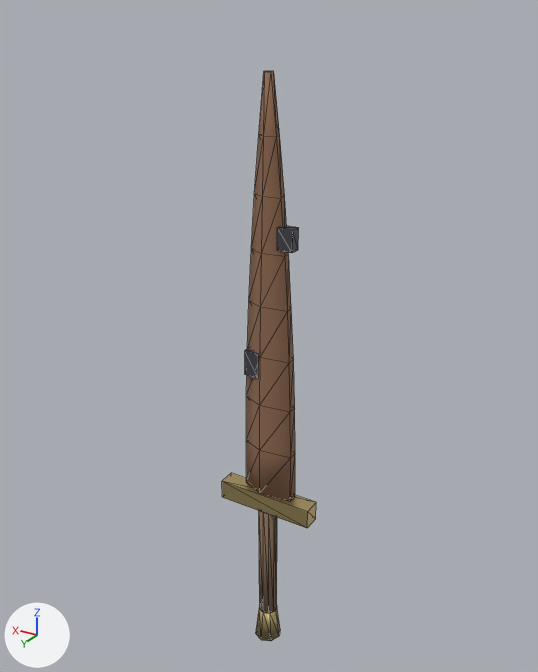
The glTF model art/3d/weapons/w_rust_sword.glb, before and after one commit.
The view is the same before and after, from a 50 mm camera at (-0.65, 1.08, 1.801) aimed at (0.016, -0.031, 1.246). The lights are fixed; the arrows at lower left show +X, +Y and +Z. The picture after the commit comes second. Mesh edges are drawn as thin lines. Vertices at exactly the same position are counted once.

The first picture shows 'w_rust_sword'.
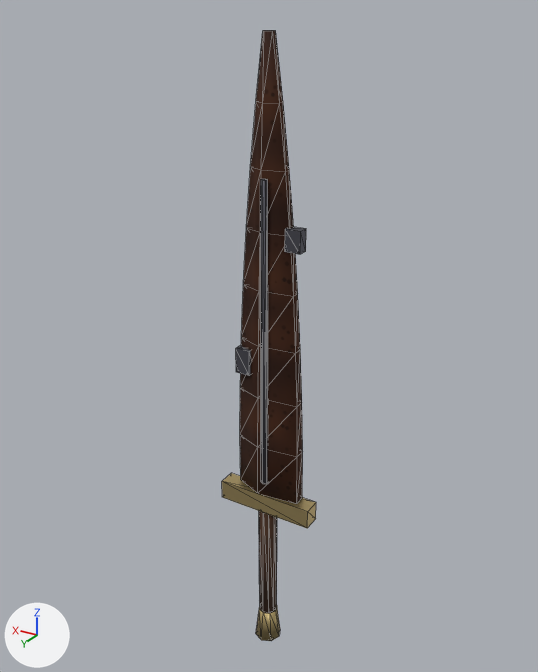
Edits to the bpy script that builds the scene:
```text
Add img_rust:
    img_rust = load_image('rust', '_unpacked/rust', 256, 256, 'sRGB')
Add img_leather:
    img_leather = load_image('leather', '_unpacked/leather', 256, 256, 'sRGB')
Change mat_leather:
    where n0 = _N.new('ShaderNodeBsdfPrincipled'); n0.name = 'Principled BSDF'
    remove n0.inputs[0].default_value = (0.24, 0.15, 0.09, 1.0)  # 'Base Color', brown #866c55
    add n2 = _N.new('ShaderNodeMix'); n2.name = 'Mix'
    add n2.data_type = 'RGBA'
    add n2.blend_type = 'MULTIPLY'
    add n2.inputs[0].default_value = 1.0  # 'Factor'
    add n2.inputs[7].default_value = (0.8, 0.65, 0.5, 1.0)  # 'B', beige #e7d3bc
    add n3 = _N.new('ShaderNodeTexImage'); n3.name = 'Image Texture'
    add n3.image = img_leather
    add _L.new(n2.outputs[2], n0.inputs[0])  # 'Result' to 'Base Color'
    add _L.new(n3.outputs[0], n2.inputs[6])  # 'Color' to 'A'
Change mat_rust:
    remove # nodes: BsdfPrincipled, OutputMaterial
    remove # colours: brown #a27c61
    nodes: BsdfPrincipled, Mix, OutputMaterial, TexImage
    colours: light grey #cec5bf
    uses the picture img_rust
Change me_cone:
    used by ob_w_rust_sword; location = (0.0, 0.0, 0.0)
    remove me_cone.from_pydata(...)  # 96 vertices, 168 faces; spans x -0.1..0.1, y -0.028..0.028, z 0.55..1.72
    add me_cone.from_pydata(...)  # 108 vertices, 188 faces; spans x -0.1..0.1, y -0.028..0.028, z 0.55..1.78
    me_cone part 1: a new loose piece, a box spanning x 0.035..0.065, y -0.01..0.01, z 1.175..1.225, in mat_dark (dark grey #595961)
    me_cone part 2: a new loose piece, a box spanning x -0.07..-0.04, y -0.01..0.01, z 1.43..1.47, in mat_dark (dark grey #595961)
    me_cone part 3
    12 vertices are removed from x -0.055..0.045, y -0.01..0.01, z 1.175..1.47
    24 faces are deleted
    40 vertices move from x -0.055..0.055, y -0.014..0.014, z 0.92..1.72 to x -0.07..0.07, y -0.016..0.02, z 0.92..1.78
    8 vertices are added at x -0.007..0.005, y 0.004..0.018, z 0.95..1.55
    20 new faces join them, mat_dark (dark grey #595961)
    me_cone part 4: 144 kept faces spanning x -0.1..0.1, y -0.028..0.028, z 0.55..1.78 get new texture (UV) coordinates
```

Pixel boxes [x1, y1, x2, y2] of what changed, in the pictures (538 x 672 px; the box of a moved part takes in the faces that stretch with it):
'w_rust_sword', surface changed, reshaped (7% taller)
    before: [222, 71, 316, 641]
    after: [222, 30, 316, 641]
part 1 of me_cone, added
    after: [236, 345, 251, 376]
part 2 of me_cone, added
    after: [285, 227, 306, 254]
part 3 of me_cone, moved or reshaped
    before: [245, 71, 299, 501]
    after: [240, 30, 303, 504]
part 4 of me_cone, surface changed
    before: [237, 71, 307, 615]
    after: [237, 30, 307, 615]
